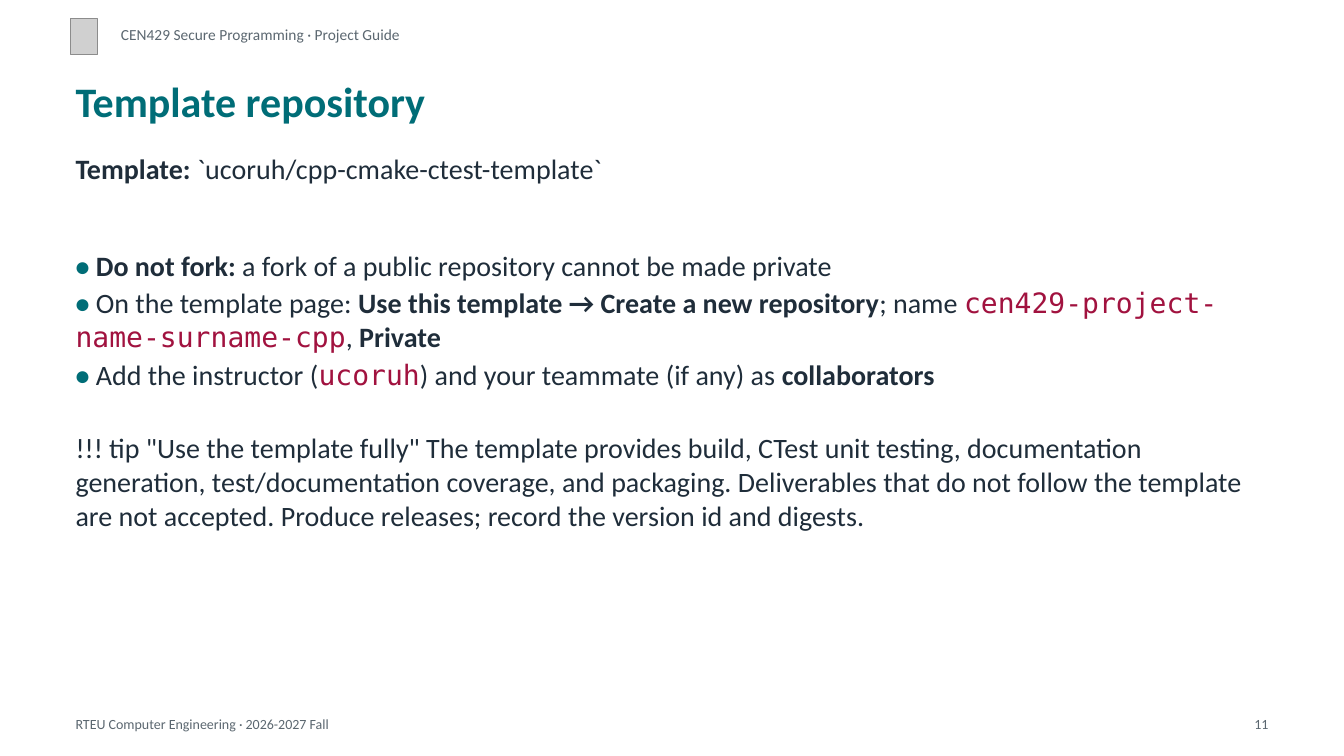
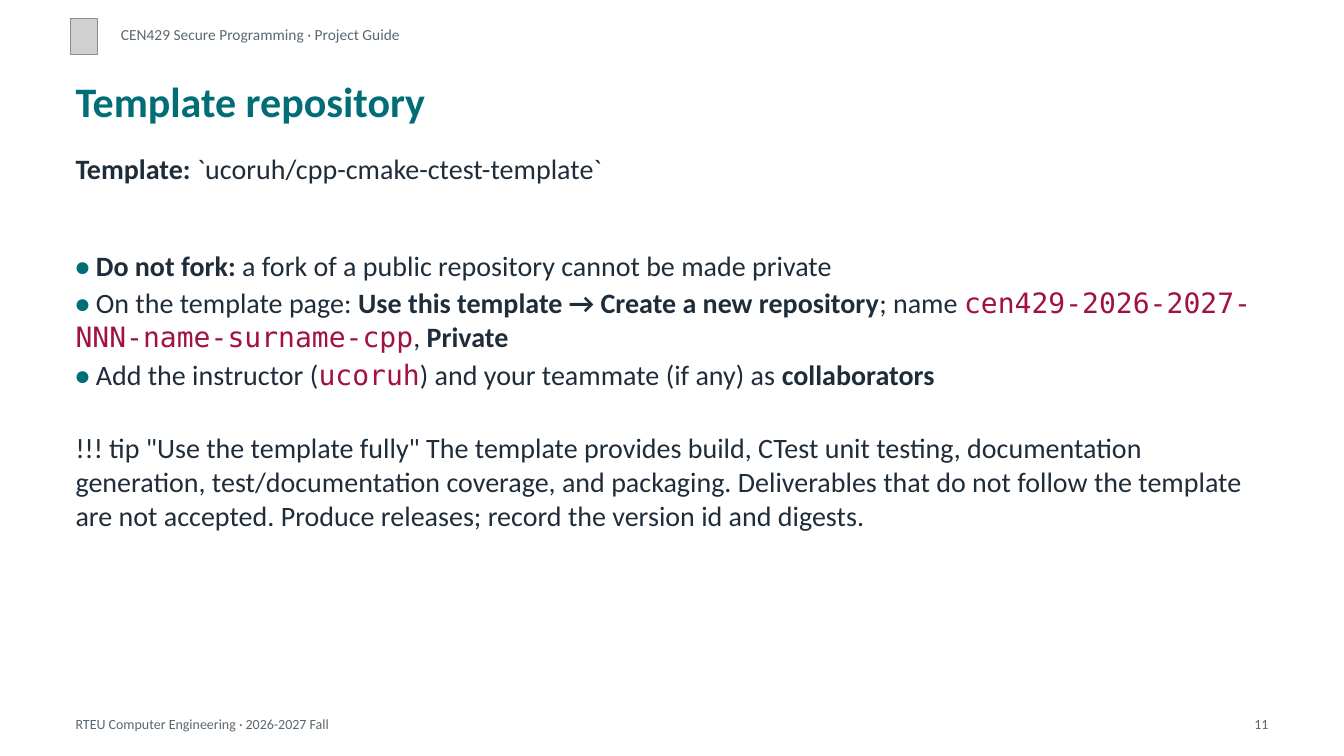
Before and after one commit to ucoruh/cen429-secure-programming, a slide deck: slide 11 of docs/project-guide/cen429-proje-rehberi-sunum.en.pptx. Drawn at 1344x756 pixels with LibreOffice and Linux fonts; fonts in the diff are those of the drawing; grey boxes stand for pictures. Boxes give left, top, right and bottom in pixels: in the first picture for what was removed or moved away, otherwise in the second. Text is boxed around its words. In the diff, an @@ line names an element or a change of style, - is before the commit and + after.

```diff
--- a/docs/project-guide/cen429-proje-rehberi-sunum.en.pptx
+++ b/docs/project-guide/cen429-proje-rehberi-sunum.en.pptx
@@ text at <box>76,292,1251,353</box>: text changed @@
-• On the template page: Use this template → Create a new repository; name cen429-project-name-surname-cpp, Private
+• On the template page: Use this template → Create a new repository; name cen429-2026-2027-NNN-name-surname-cpp, Private
```
Also in this commit, not shown: 3 other slides changed, 13 other files.
